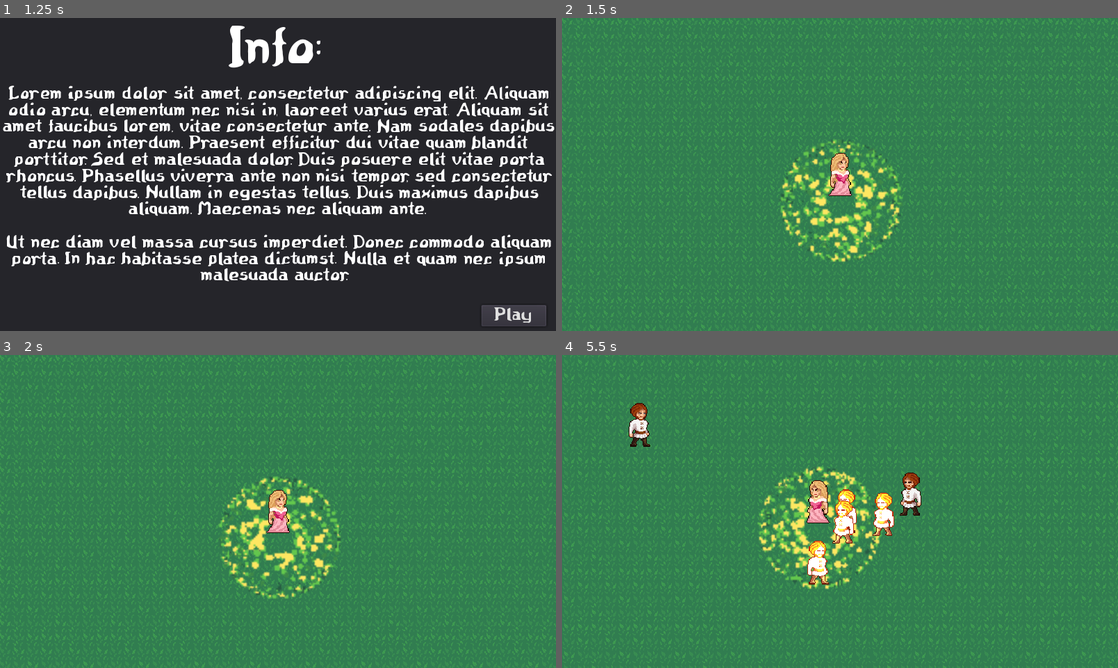
Above: before the commit, frames 1-4 (two rows, left to right).
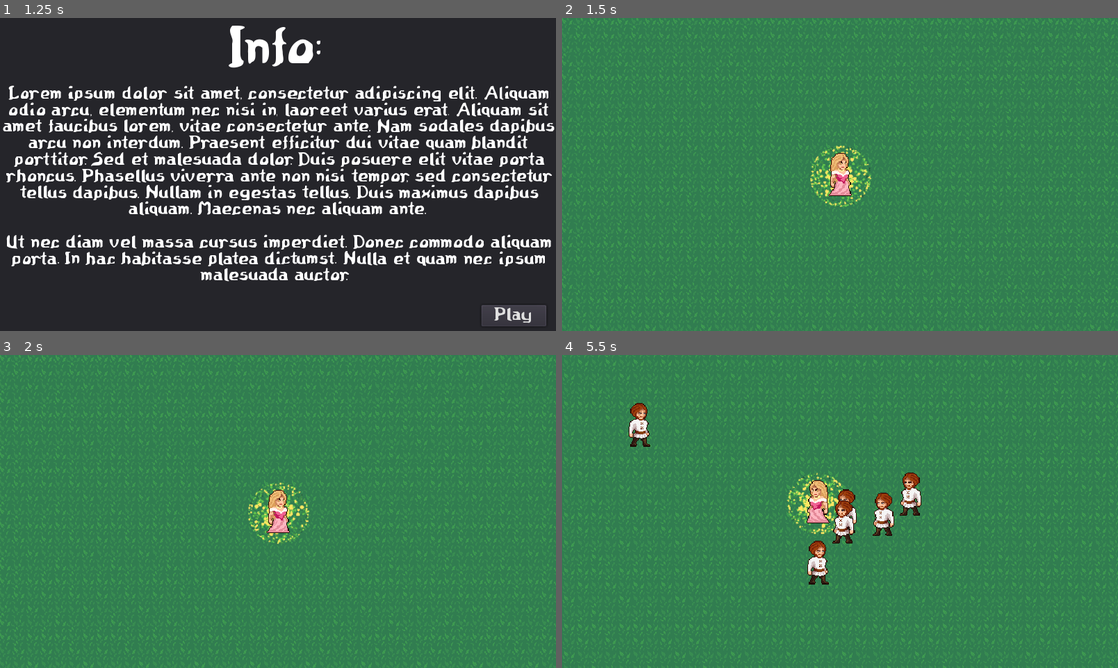
Above: after the commit, the same moments.

Repository: IkutiDev/Gamedev-tv-jam-2022
Game: Godot game, scene res://Game.tscn
The game is run twice, just before and just after one commit, with the same random seed, the same clock (stepped at 60 frames per second) and the same inputs.
Inputs:
- Up to frame 1 (1.25 s): click "Next" at 0.5 s
- Up to frame 2 (1.5 s): click "Play" at 1.25 s
- Up to frame 3 (2 s): no input
- Up to frame 4 (5.5 s): hold Right (ui_right) 2.03-2.78 s; hold Down (ui_down) 2.78-3.53 s; hold Right (ui_right) 3.53-4.28 s; hold Up (ui_up) 4.28-5.03 s; hold Left (ui_left) from 5.03 s (still down)

Frame 1 is identical in both runs. In frame 2, 2.8% of the frame differs, in the area x 39-62%, y 38-78%; in frame 3, 2.9%; in frame 4, 3.6%, in the area x 35-60%, y 35-75%.

Commit message:
Added whip and prepared scenes for other weapons

Diff:
--- a/Brunhilda/DamageDealer.gd
+++ /dev/null
@@ -1,34 +0,0 @@
-extends Node2D
-
-#Enemies
-
-var garlicEnemies : Array
-var garlicTimer = 0.5
-var garlicDamage = 10
-
-var currentGarlicTimer = 0.0
-
-var entityHealth : Health
-
-func _process(delta):
-	if garlicEnemies.size() == 0:
-		return
-	currentGarlicTimer += delta
-	if currentGarlicTimer > garlicTimer:
-		currentGarlicTimer = 0.0
-		for i in garlicEnemies.size():
-			_dealGarlicDamage(garlicEnemies[i])
-
-func _dealGarlicDamage(entity):
-	entityHealth = entity
-	entityHealth.TakeDamage(garlicDamage)
-
-func _on_Garlic_area_entered(area):
-	if area is Health:
-		_dealGarlicDamage(area)
-		garlicEnemies.append(area)
-
-func _on_Garlic_area_exited(area):
-	var enemyIndex = garlicEnemies.find(area)
-	if enemyIndex > -1:
-		garlicEnemies.remove(enemyIndex)
--- a/Brunhilda/Player.gd
+++ b/Brunhilda/Player.gd
@@ -20,9 +20,9 @@
 	input_vector = input_vector.normalized()
 
 	if input_vector.x > 0:
-		$Sprite.flip_h = false
+		scale.x = scale.y * 1
 	if input_vector.x < 0:
-		$Sprite.flip_h = true
+		scale.x = scale.y * -1
 
 	if input_vector != Vector2.ZERO:
 		velocity = velocity.move_toward(input_vector * MaxSpeed, Acceleration * delta)
--- a/Brunhilda/Player.tscn
+++ b/Brunhilda/Player.tscn
@@ -1,10 +1,14 @@
-[gd_scene load_steps=8 format=2]
+[gd_scene load_steps=12 format=2]
 
 [ext_resource path="res://Brunhilda/brunhilda_base.png" type="Texture" id=1]
 [ext_resource path="res://Brunhilda/Player.gd" type="Script" id=2]
 [ext_resource path="res://Skills/Garlic.tscn" type="PackedScene" id=3]
-[ext_resource path="res://Brunhilda/DamageDealer.gd" type="Script" id=4]
 [ext_resource path="res://Health.gd" type="Script" id=5]
+[ext_resource path="res://Skills/Whip.tscn" type="PackedScene" id=6]
+[ext_resource path="res://Skills/Spiral.tscn" type="PackedScene" id=7]
+[ext_resource path="res://Skills/Daggers.tscn" type="PackedScene" id=8]
+[ext_resource path="res://Skills/Blood Bomb.tscn" type="PackedScene" id=9]
+[ext_resource path="res://Skills/Clock.tscn" type="PackedScene" id=10]
 
 [sub_resource type="CapsuleShape2D" id=1]
 radius = 7.0
@@ -19,22 +23,23 @@
 Acceleration = 700.0
 MaxSpeed = 200.0
 
-[node name="DamageDealer" type="Node2D" parent="."]
-script = ExtResource( 4 )
+[node name="Whip" parent="." instance=ExtResource( 6 )]
+position = Vector2( 21, 2 )
 
-[node name="Sprite" type="Sprite" parent="."]
-texture = ExtResource( 1 )
+[node name="Daggers" parent="." instance=ExtResource( 8 )]
+
+[node name="Spiral" parent="." instance=ExtResource( 7 )]
+
+[node name="Clock" parent="." instance=ExtResource( 10 )]
+
+[node name="Blood Bomb" parent="." instance=ExtResource( 9 )]
+
+[node name="Garlic" parent="." instance=ExtResource( 3 )]
 
 [node name="CollisionShape2D" type="CollisionShape2D" parent="."]
 position = Vector2( 0, 20 )
 rotation = -1.5708
 shape = SubResource( 1 )
-
-[node name="Garlic" parent="." instance=ExtResource( 3 )]
-position = Vector2( 0, 26 )
-scale = Vector2( 2, 2 )
-z_index = -1
-collision_mask = 2
 
 [node name="HitboxArea" type="Area2D" parent="." groups=["player"]]
 collision_mask = 2
@@ -43,5 +48,5 @@
 [node name="CollisionShape2D2" type="CollisionShape2D" parent="HitboxArea"]
 shape = SubResource( 4 )
 
-[connection signal="area_entered" from="Garlic" to="DamageDealer" method="_on_Garlic_area_entered"]
-[connection signal="area_exited" from="Garlic" to="DamageDealer" method="_on_Garlic_area_exited"]
+[node name="Sprite" type="Sprite" parent="."]
+texture = ExtResource( 1 )
--- a/Enemies/BaseEnemy.gd
+++ b/Enemies/BaseEnemy.gd
@@ -27,9 +27,9 @@
 
 
 	if direction_vector.x > 0:
-		$Sprite.flip_h = false
+		scale.x = scale.y * 1
 	if direction_vector.x < 0:
-		$Sprite.flip_h = true
+		scale.x = scale.y * -1
 
 
 	if direction_vector != Vector2.ZERO:
--- /dev/null
+++ b/Skills/Blood Bomb.tscn
@@ -0,0 +1,3 @@
+[gd_scene format=2]
+
+[node name="Blood Bomb" type="Node2D"]
--- /dev/null
+++ b/Skills/Clock.tscn
@@ -0,0 +1,3 @@
+[gd_scene format=2]
+
+[node name="Clock" type="Node2D"]
--- /dev/null
+++ b/Skills/Daggers.tscn
@@ -0,0 +1,3 @@
+[gd_scene format=2]
+
+[node name="Daggers" type="Node2D"]
--- /dev/null
+++ b/Skills/Garlic.gd
@@ -0,0 +1,35 @@
+extends Node2D
+
+#Enemies
+
+var enemies : Array
+var garlicTimer = 0.5
+var damage = 10
+
+var currentGarlicTimer = 0.0
+
+var entityHealth : Health
+
+func _process(delta):
+	if enemies.size() == 0:
+		return
+	currentGarlicTimer += delta
+	if currentGarlicTimer > garlicTimer:
+		currentGarlicTimer = 0.0
+		for i in enemies.size():
+			_dealDamage(enemies[i])
+
+func _dealDamage(entity):
+	entityHealth = entity
+	entityHealth.TakeDamage(damage)
+
+func _on_Area2D_area_entered(area):
+	if area is Health:
+		_dealDamage(area)
+		enemies.append(area)
+
+
+func _on_Area2D_area_exited(area):
+	var enemyIndex = enemies.find(area)
+	if enemyIndex > -1:
+		enemies.remove(enemyIndex)
--- a/Skills/Garlic.tscn
+++ b/Skills/Garlic.tscn
@@ -1,6 +1,7 @@
-[gd_scene load_steps=95 format=2]
+[gd_scene load_steps=96 format=2]
 
 [ext_resource path="res://Spell Effects/17_felspell_spritesheet.png" type="Texture" id=1]
+[ext_resource path="res://Skills/Garlic.gd" type="Script" id=2]
 
 [sub_resource type="CircleShape2D" id=1]
 radius = 36.1386
@@ -468,14 +469,20 @@
 "speed": 5.0
 } ]
 
-[node name="Garlic" type="Area2D"]
-
-[node name="CollisionShape2D" type="CollisionShape2D" parent="."]
+[node name="Garlic" type="Node2D"]
+script = ExtResource( 2 )
+
+[node name="Area2D" type="Area2D" parent="."]
+
+[node name="CollisionShape2D" type="CollisionShape2D" parent="Area2D"]
 position = Vector2( 0, 2 )
 shape = SubResource( 1 )
 
 [node name="AnimatedSprite" type="AnimatedSprite" parent="."]
 frames = SubResource( 93 )
-frame = 17
+frame = 75
 speed_scale = 3.0
 playing = true
+
+[connection signal="area_entered" from="Area2D" to="." method="_on_Area2D_area_entered"]
+[connection signal="area_exited" from="Area2D" to="." method="_on_Area2D_area_exited"]
--- /dev/null
+++ b/Skills/Spiral.tscn
@@ -0,0 +1,3 @@
+[gd_scene format=2]
+
+[node name="Spiral" type="Node2D"]
--- /dev/null
+++ b/Skills/Whip.gd
@@ -0,0 +1,51 @@
+extends Node2D
+
+
+# Declare member variables here. Examples:
+# var a = 2
+# var b = "text"
+
+var whipCooldown = 2.0
+
+var damage = 10
+
+var entityHealth : Health
+
+
+# Called when the node enters the scene tree for the first time.
+func _ready():
+	_enableWhip()
+
+
+# Called every frame. 'delta' is the elapsed time since the previous frame.
+#func _process(delta):
+#	pass
+
+func _enableWhip():
+	$AnimatedSprite.play()
+	$WhipArea2D/WhipCollision.disabled = false
+
+func _disableWhip():
+	$AnimatedSprite.stop()
+	$WhipArea2D/WhipCollision.disabled = true
+	$WhipCooldownTimer.start(whipCooldown)
+
+
+func _on_WhipDisableTimer_timeout():
+	_disableWhip()
+
+
+func _on_WhipCooldownTimer_timeout():
+	_enableWhip()
+
+func _dealDamage(entity):
+	entityHealth = entity
+	entityHealth.TakeDamage(damage)
+
+func _on_WhipArea2D_area_entered(area):
+	if area is Health:
+		_dealDamage(area)
+
+
+func _on_AnimatedSprite_animation_finished():
+	_disableWhip()
--- /dev/null
+++ b/Skills/Whip.tscn
@@ -0,0 +1,40 @@
+[gd_scene load_steps=8 format=2]
+
+[ext_resource path="res://Skills/Whip.gd" type="Script" id=1]
+[ext_resource path="res://Spell Effects/NPT101.png" type="Texture" id=2]
+[ext_resource path="res://Spell Effects/NPT102.png" type="Texture" id=3]
+[ext_resource path="res://Spell Effects/NPT103.png" type="Texture" id=4]
+[ext_resource path="res://Spell Effects/NPT100.png" type="Texture" id=5]
+
+[sub_resource type="RectangleShape2D" id=1]
+extents = Vector2( 27, 13.5 )
+
+[sub_resource type="SpriteFrames" id=2]
+animations = [ {
+"frames": [ null, ExtResource( 5 ), ExtResource( 2 ), ExtResource( 3 ), ExtResource( 4 ), null ],
+"loop": true,
+"name": "default",
+"speed": 30.0
+} ]
+
+[node name="Whip" type="Node2D"]
+script = ExtResource( 1 )
+
+[node name="WhipArea2D" type="Area2D" parent="."]
+
+[node name="WhipCollision" type="CollisionShape2D" parent="WhipArea2D"]
+position = Vector2( 17, -3.5 )
+shape = SubResource( 1 )
+disabled = true
+
+[node name="WhipCooldownTimer" type="Timer" parent="."]
+one_shot = true
+
+[node name="AnimatedSprite" type="AnimatedSprite" parent="."]
+position = Vector2( 17, -3 )
+scale = Vector2( 0.105, 0.0657784 )
+frames = SubResource( 2 )
+
+[connection signal="area_entered" from="WhipArea2D" to="." method="_on_WhipArea2D_area_entered"]
+[connection signal="timeout" from="WhipCooldownTimer" to="." method="_on_WhipCooldownTimer_timeout"]
+[connection signal="animation_finished" from="AnimatedSprite" to="." method="_on_AnimatedSprite_animation_finished"]
Binary file added: Spell Effects/NPT100.png
Not shown, added: Spell Effects/NPT100.png.import
Binary file added: Spell Effects/NPT101.png
Not shown, added: Spell Effects/NPT101.png.import
Binary file added: Spell Effects/NPT102.png
Not shown, added: Spell Effects/NPT102.png.import
Binary file added: Spell Effects/NPT103.png
Not shown, added: Spell Effects/NPT103.png.import
